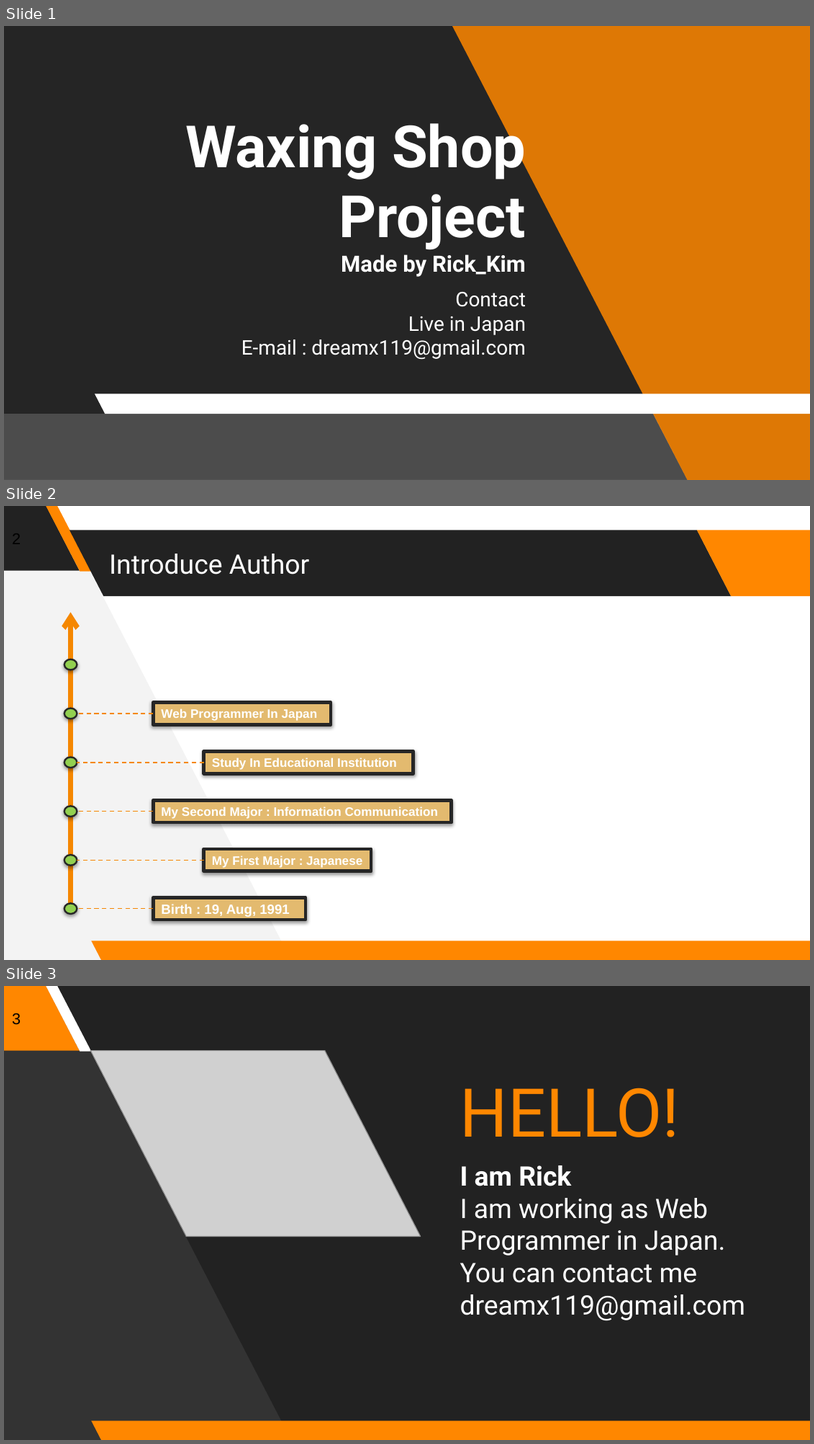
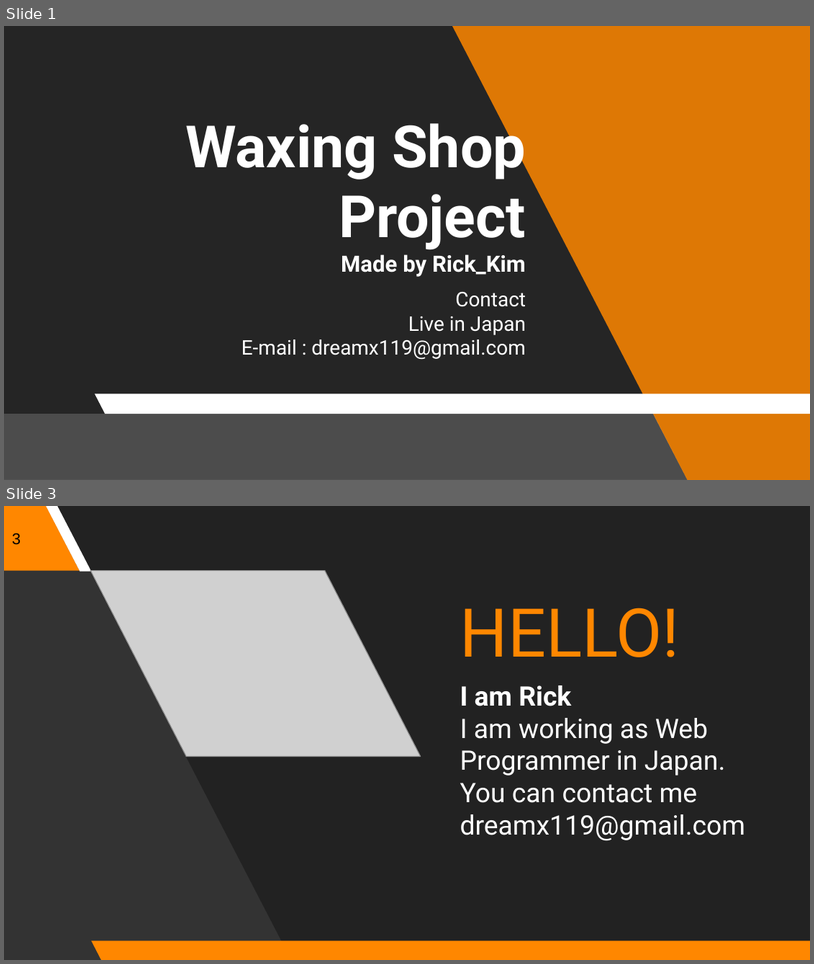
Before and after one commit to Rick00Kim/Kururu_Documents, a slide deck: Waxing_Ver_02_Documents/01_Index/Waxing_Ver_02_Index.pptx. Shown one above the other, each under a label of ours: slides 1, 2 and 3 before the commit, slides 1 and 3 after it; the slides between them are not shown. The pictures are 814x1444 and 814x964 pixels, drawn with LibreOffice and Linux fonts; fonts in the diff are those of the drawing; grey boxes stand for pictures; background and template pictures are left out; a plain dark background stands for a picture behind light text. Boxes give left, top, right and bottom in pixels: in the first picture for what was removed or moved away, otherwise in the second. Text is boxed around its words. In the diff, an @@ line names an element or a change of style, - is before the commit and + after.

```diff
--- a/Waxing_Ver_02_Documents/01_Index/Waxing_Ver_02_Index.pptx
+++ b/Waxing_Ver_02_Documents/01_Index/Waxing_Ver_02_Index.pptx
@@ slide 2 removed at (x1=4, y1=506, x2=810, y2=960), background #FFFFFF; not listed: 1 template element that a slide beside it also shows @@
@@ freeform shape removed at (x1=4, y1=506, x2=291, y2=960) @@
@@ parallelogram removed at (x1=4, y1=506, x2=79, y2=571) @@
@@ parallelogram removed at (x1=46, y1=506, x2=92, y2=572) @@
@@ parallelogram removed at (x1=70, y1=530, x2=731, y2=596) @@
@@ parallelogram removed at (x1=697, y1=530, x2=810, y2=596) @@
@@ title removed at (x1=109, y1=554, x2=309, y2=574) @@
-Introduce Author
@@ arrow removed from (71, 903) to (71, 613) @@
@@ ellipse removed at (x1=64, y1=659, x2=77, y2=669) @@
@@ ellipse removed at (x1=64, y1=708, x2=77, y2=719) @@
@@ line removed from (153, 713) to (77, 713) @@
@@ rectangle removed at (x1=153, y1=702, x2=331, y2=725) @@
-Web Programmer In Japan
@@ ellipse removed at (x1=64, y1=757, x2=77, y2=767) @@
@@ line removed from (204, 762) to (77, 762) @@
@@ rectangle removed at (x1=204, y1=751, x2=414, y2=774) @@
-Study In Educational Institution
@@ ellipse removed at (x1=64, y1=806, x2=77, y2=816) @@
@@ rectangle removed at (x1=153, y1=800, x2=452, y2=823) @@
-My Second Major : Information Communication
@@ line removed from (153, 811) to (77, 811) @@
@@ rectangle removed at (x1=204, y1=849, x2=371, y2=871) @@
-My First Major : Japanese
@@ ellipse removed at (x1=64, y1=854, x2=77, y2=865) @@
@@ line removed from (204, 860) to (77, 860) @@
@@ ellipse removed at (x1=64, y1=903, x2=77, y2=914) @@
@@ line removed from (153, 908) to (77, 908) @@
@@ rectangle removed at (x1=153, y1=897, x2=306, y2=920) @@
-Birth : 19, Aug, 1991
```
Also in this commit, not shown: 1 slide added, 6 other files.
